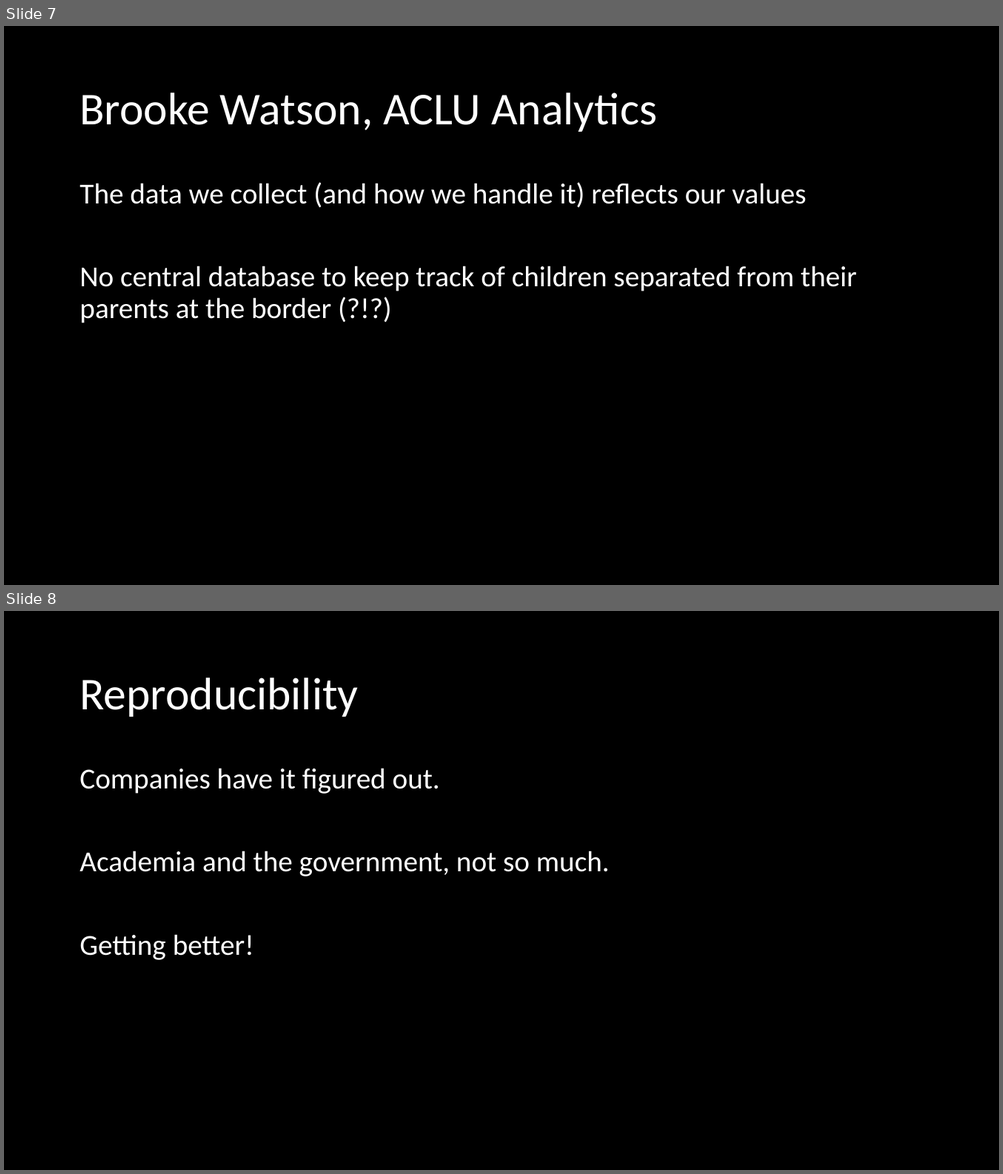
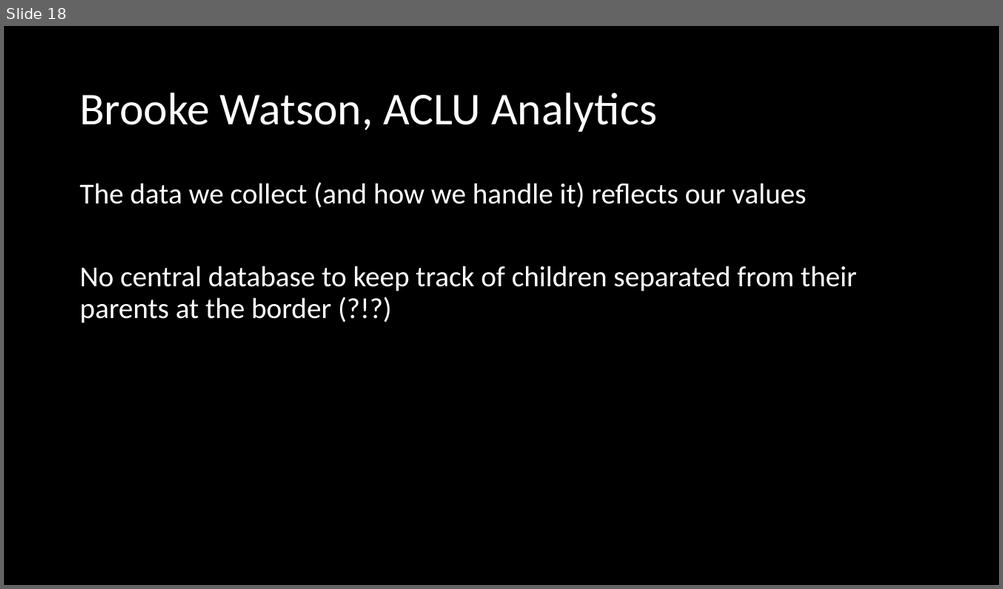
Before and after one commit to Rgronomists/2019Spring_M01_RStudioConf, a slide deck: presentation.pptx. Shown one above the other, each under a label of ours: slides 7 and 8 before the commit, slide 18 after it. The pictures are 1003x1174 and 1003x589 pixels, drawn with LibreOffice and Linux fonts; fonts in the diff are those of the drawing. Boxes give left, top, right and bottom in pixels: in the first picture for what was removed or moved away, otherwise in the second. Text is boxed around its words. In the diff, an @@ line names an element or a change of style, - is before the commit and + after.

```diff
--- a/presentation.pptx
+++ b/presentation.pptx
@@ slide 8 removed at bbox=[4, 611, 999, 1170], background #000000 @@
@@ title removed at bbox=[79, 678, 358, 717] @@
-Reproducibility
@@ text removed at bbox=[79, 768, 609, 960] @@
-Companies have it figured out.
-Academia and the government, not so much.
-Getting better!
@@ what was slide 7 is now slide 18 @@
```
Also in this commit, not shown: 1 slide changed, 13 slides added, 1 other slide removed.
